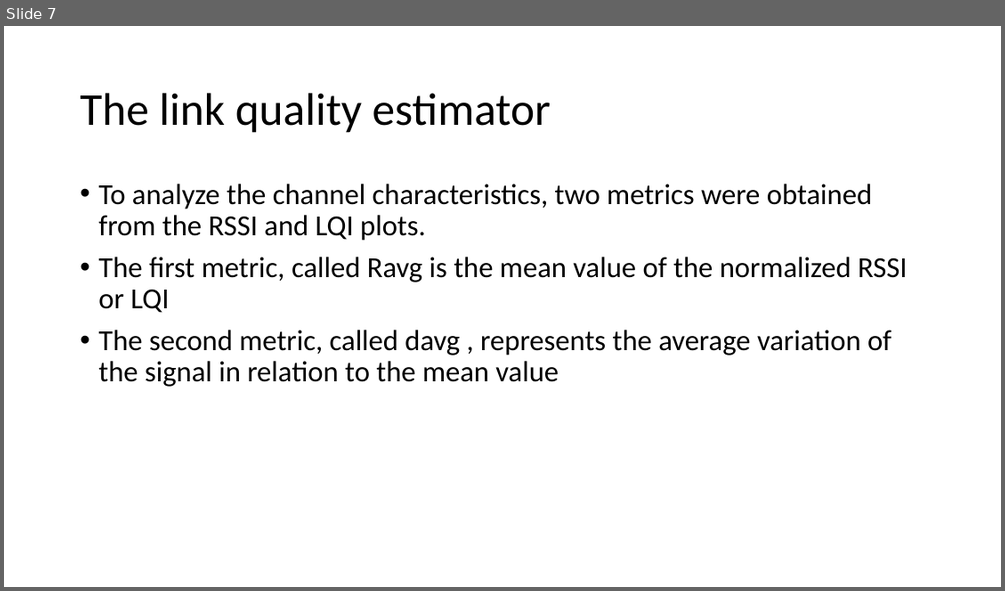
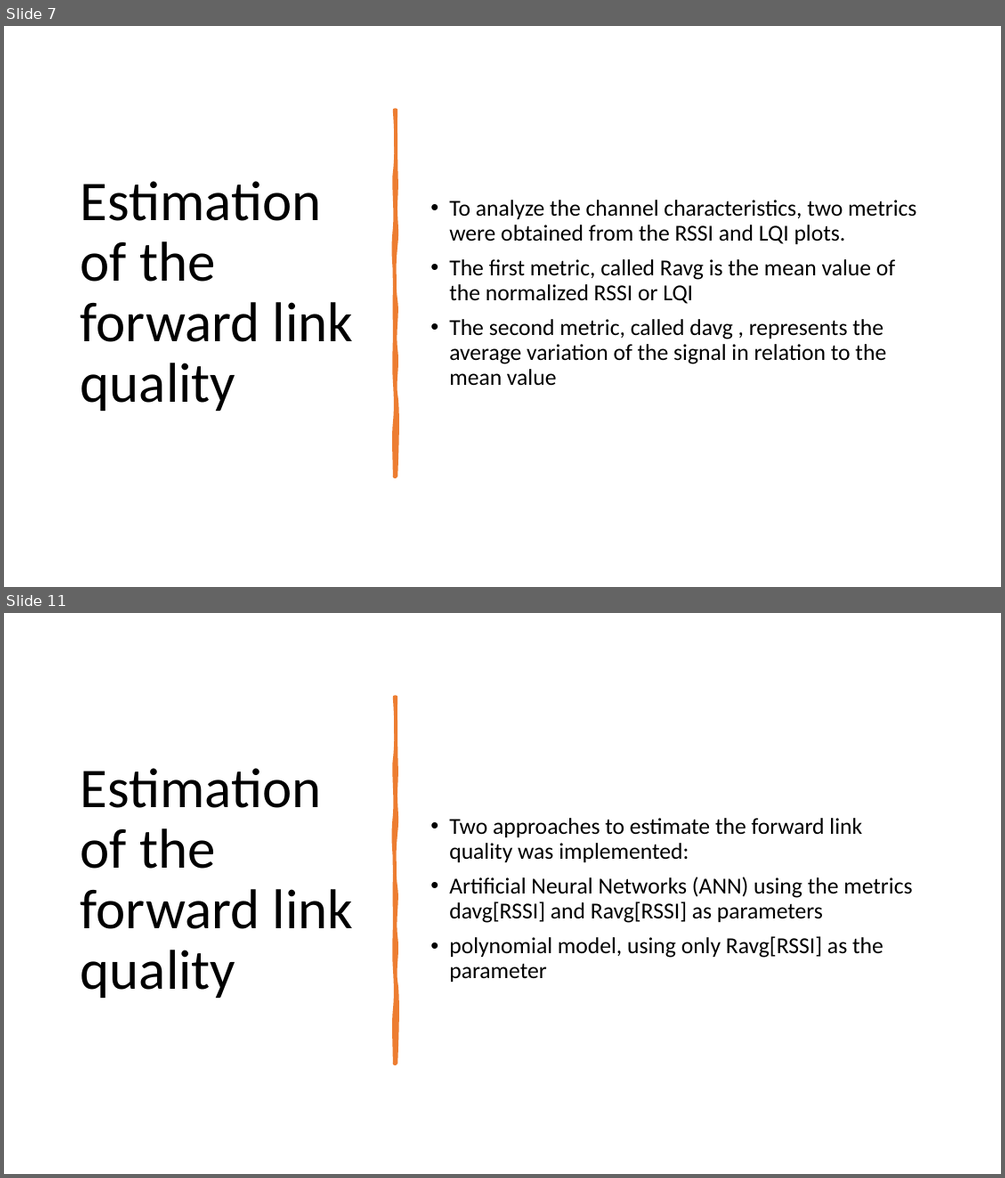
Before and after one commit to huynn8/paper_draft, a slide deck: Real-time link quality estimation for industrial wireless sensor networks using de dicate d nodes.pptx. Shown one above the other, each under a label of ours: slide 7 before the commit, slides 7 and 11 after it; the slides between them are not shown. The pictures are 1005x591 and 1005x1178 pixels, drawn with LibreOffice and Linux fonts; fonts in the diff are those of the drawing. Boxes give left, top, right and bottom in pixels: in the first picture for what was removed or moved away, otherwise in the second. Text is boxed around its words. In the diff, an @@ line names an element or a change of style, - is before the commit and + after.

```diff
--- a/Real-time link quality estimation for industrial wireless sensor networks using de dicate d nodes.pptx
+++ b/Real-time link quality estimation for industrial wireless sensor networks using de dicate d nodes.pptx
@@ slide 11 added at bbox=[4, 613, 1001, 1174], background #FFFFFF @@
@@ freeform shape added at bbox=[395, 697, 396, 1063], fill #ED7D31, outline #ED7D31 3.25 pt @@
@@ title added at bbox=[81, 768, 354, 997], 54 pt, text #000000 @@
+Estimation of the forward link quality
@@ text added at bbox=[449, 818, 912, 981], 22 pt, text #000000 @@
+• Two approaches to estimate the forward link quality was implemented:
+• Artificial Neural Networks (ANN) using the metrics davg[RSSI] and Ravg[RSSI] as parameters
+• polynomial model, using only Ravg[RSSI] as the parameter
@@ slide 7 changed as well @@
@@ text "To analyze the channel characteristics, ...": place and size @@
-text "To analyze the channel characteristics, ..." at bbox=[98, 184, 906, 386]
+text "To analyze the channel characteristics, ..." at bbox=[449, 200, 916, 386]
@@ text "To analyze the channel characteristics, ..." at bbox=[449, 200, 916, 386]: size 28 to 22 pt; vertical alignment top to middle @@
@@ freeform shape added at bbox=[395, 110, 396, 476], fill #ED7D31, outline #ED7D31 3.25 pt @@
@@ title at bbox=[81, 181, 354, 410]: text changed; size 44 to 54 pt @@
-The link quality estimator
+Estimation of the forward link quality
```
Also in this commit, not shown: 7 other slides changed, 21 other slides added, 1 slide removed.
